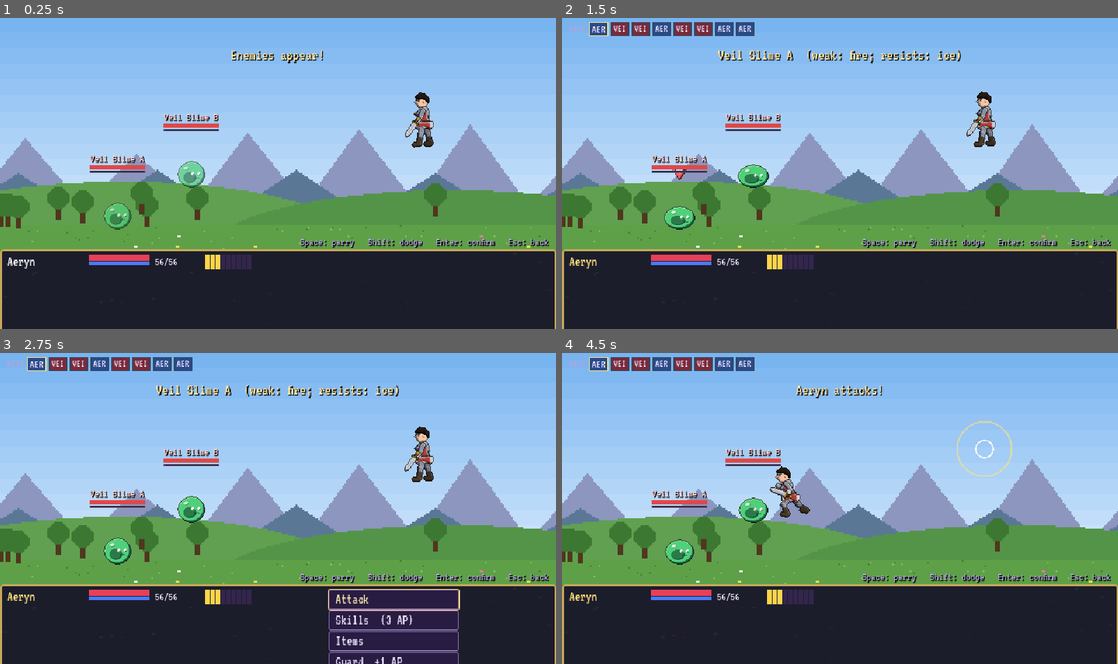
Above: before the commit, frames 1-4 (two rows, left to right).
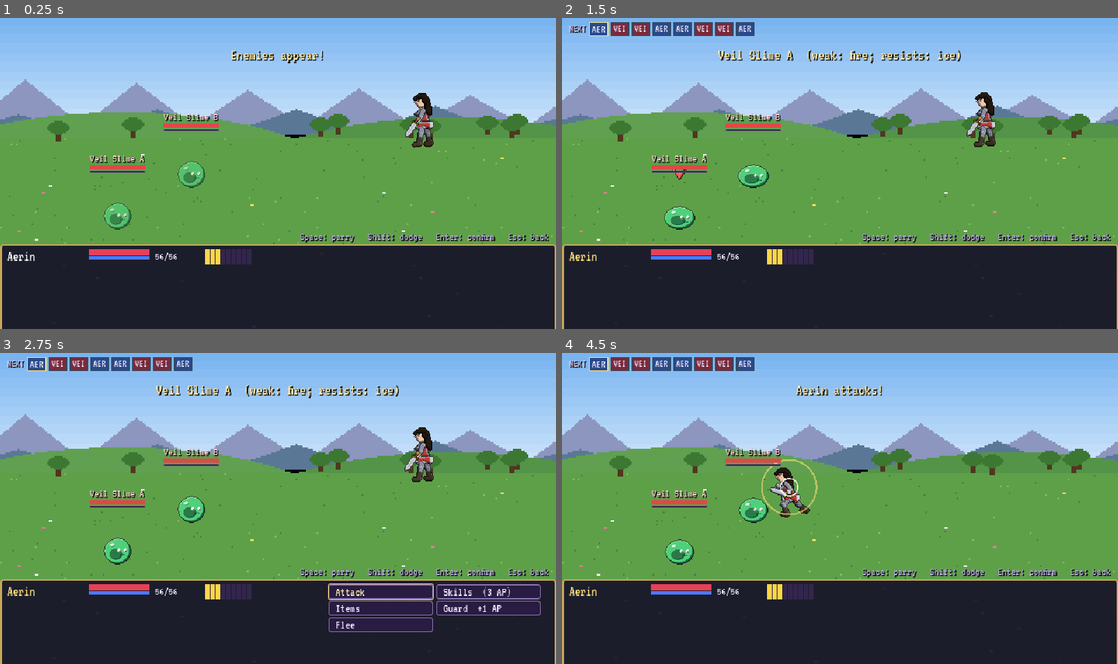
Above: after the commit, the same moments.

Repository: jacobbeebe007-ui/Witnessed---RPG
Game: Godot game, scene res://scenes/battle/Battle.tscn
The game is run twice, just before and just after one commit, with the same random seed, the same clock (stepped at 60 frames per second) and the same inputs. This scene is started directly instead of the project's main scene.
Inputs (mouse positions are in pixels of both pictures, inside the frame that each line leads up to):
- Up to frame 1 (0.25 s): no input
- Up to frame 2 (1.5 s): tap Enter (confirm) at 0.5 s; move the mouse to (962, 157) at 0.52 s; hold D (move_right) 0.53-1.25 s; hold Enter (confirm) 0.53-1.25 s; click (962, 157) at 0.67 s; click "Attack" at 1.25 s
- Up to frame 3 (2.75 s): move the mouse to (166, 524) at 2.02 s; hold Escape (back) from 2.03 s (still down); tap Shift (dodge) at 2.1 s
- Up to frame 4 (4.5 s): move the mouse to (895, 440) at 2.77 s; release Escape (back) at 2.78 s; hold D (move_right) 2.78-3.53 s; hold E (interact) 2.78-3.53 s; move the mouse to (812, 570) at 3.52 s; hold W (move_up) 3.53-4.28 s; tap Space (parry) at 3.6 s; click (812, 570) at 3.67 s; move the mouse to (1006, 555) at 4.27 s; hold A (move_left) from 4.28 s (still down); hold Enter (confirm) from 4.28 s (still down)

The runs differ from the first frame. In frame 1, 36% of the frame differs, in the area x 0-100%, y 19-81%; in frame 2, 36%; in frame 3, 38%, in the area x 0-100%, y 1-100%; in frame 4, 37%.

Commit message:
Fix battle layout and backdrop horizons, rebalance early encounters, add demo-battle env vars
Co-authored-by: jacobbeebe007-ui <jacobbeebe007-ui@users.noreply.github.com>

Diff:
--- a/godot/autoload/GameData.gd
+++ b/godot/autoload/GameData.gd
@@ -248,7 +248,7 @@
 
 # region -> encounter table [enemy ids], backdrop, base level, encounter rate per step
 const REGIONS := {
-	"meadow":  {"name": "Hollowmere Meadows", "table": ["slime", "slime", "goblin", "wolf"], "backdrop": "meadow", "rate": 0.06, "min_group": 1, "max_group": 3},
+	"meadow":  {"name": "Hollowmere Meadows", "table": ["slime", "slime", "slime", "goblin", "goblin", "wolf"], "backdrop": "meadow", "rate": 0.06, "min_group": 1, "max_group": 2},
 	"forest":  {"name": "Thornwood", "table": ["wolf", "myconid", "goblin", "bandit", "treant"], "backdrop": "forest", "rate": 0.07, "min_group": 1, "max_group": 3},
 	"wastes":  {"name": "Ashen Wastes", "table": ["scorpion", "skeleton", "harpy", "cultist"], "backdrop": "wastes", "rate": 0.07, "min_group": 2, "max_group": 3},
 	"ruins":   {"name": "Sunken Ruins", "table": ["skeleton", "wraith", "cultist", "golem"], "backdrop": "ruins", "rate": 0.08, "min_group": 2, "max_group": 4},
--- a/godot/scenes/battle/Battle.gd
+++ b/godot/scenes/battle/Battle.gd
@@ -31,7 +31,7 @@
 var timeline_box: HBoxContainer
 var party_panel: VBoxContainer
 var command_root: Control
-var main_menu: VBoxContainer
+var main_menu: GridContainer
 var sub_panel: VBoxContainer
 var sub_scroll: ScrollContainer
 var sub_list: VBoxContainer
@@ -90,10 +90,30 @@
 func _ready() -> void:
 	var pb: Dictionary = GameState.pending_battle
 	if pb.is_empty():
-		pb = {"enemies": ["slime", "slime"], "backdrop": "meadow", "boss_flag": "", "boss": false, "region": "meadow"}
+		# Running the scene directly (F6 / command line): build a demo encounter.
+		# WITNESSED_DEMO_ENEMIES="boss_drake" WITNESSED_DEMO_PARTY="knight,mage,ranger,inquisitor" WITNESSED_DEMO_LEVEL=12
+		var env_enemies := OS.get_environment("WITNESSED_DEMO_ENEMIES")
+		var env_backdrop := OS.get_environment("WITNESSED_DEMO_BACKDROP")
+		var ids: Array = env_enemies.split(",", false) if env_enemies != "" else ["slime", "slime"]
+		var first: Dictionary = GameData.ENEMIES.get(ids[0], {})
+		pb = {"enemies": ids, "backdrop": env_backdrop if env_backdrop != "" else "meadow", "boss_flag": "", "boss": bool(first.get("boss", false)), "region": "meadow"}
 	if GameState.roster.is_empty():
-		var h := Hero.create("player", "Aeryn", "female", "knight", 1)
-		GameState.new_game(h)
+		var env_party := OS.get_environment("WITNESSED_DEMO_PARTY")
+		var classes: Array = env_party.split(",", false) if env_party != "" else ["knight"]
+		var lvl := maxi(1, int(OS.get_environment("WITNESSED_DEMO_LEVEL")))
+		var genders := ["female", "male", "female", "male"]
+		var names := ["Aerin", "Kaelen", "Lyra", "Amos"]
+		var hairs := ["long", "swept", "ponytail", "short"]
+		var skins := ["fair", "olive", "tan", "deep"]
+		var lead := Hero.create("player", names[0], genders[0], classes[0], lvl)
+		lead.hair = hairs[0]
+		GameState.new_game(lead)
+		for i in range(1, mini(4, classes.size())):
+			var h := Hero.create("demo_%d" % i, names[i], genders[i], classes[i], lvl)
+			h.hair = hairs[i]
+			h.skin = skins[i]
+			GameState.roster.append(h)
+			GameState.party.append(h.id)
 	boss_flag = str(pb.get("boss_flag", ""))
 	is_boss = bool(pb.get("boss", false))
 	region = str(pb.get("region", "meadow"))
@@ -133,7 +153,7 @@
 		field.add_child(doll)
 		c.node = doll
 		c.home = doll.position
-		c.tick = 100.0 / c.eff_speed() * randf_range(0.55, 0.95)
+		c.tick = 100.0 / c.eff_speed() * randf_range(0.35, 0.75)
 		if not c.is_alive():
 			doll.play("ko")
 		heroes.append(c)
@@ -163,7 +183,7 @@
 		field.add_child(s)
 		c.node = s
 		c.home = s.position
-		c.tick = 100.0 / c.eff_speed() * randf_range(0.7, 1.1)
+		c.tick = 100.0 / c.eff_speed() * randf_range(0.8, 1.2)
 		enemies.append(c)
 
 
@@ -192,8 +212,8 @@
 	ui.add_child(log_label)
 
 	var panel := PanelContainer.new()
-	panel.position = Vector2(0, 268)
-	panel.size = Vector2(640, 92)
+	panel.position = Vector2(0, 262)
+	panel.size = Vector2(640, 98)
 	ui.add_child(panel)
 	var row := HBoxContainer.new()
 	row.add_theme_constant_override("separation", 10)
@@ -207,23 +227,25 @@
 		_build_party_row(c)
 
 	command_root = Control.new()
-	command_root.custom_minimum_size = Vector2(250, 84)
+	command_root.custom_minimum_size = Vector2(250, 90)
 	command_root.size_flags_horizontal = Control.SIZE_EXPAND_FILL
 	row.add_child(command_root)
 
-	main_menu = VBoxContainer.new()
+	main_menu = GridContainer.new()
+	main_menu.columns = 2
 	main_menu.position = Vector2(0, 0)
-	main_menu.add_theme_constant_override("separation", 1)
+	main_menu.add_theme_constant_override("h_separation", 4)
+	main_menu.add_theme_constant_override("v_separation", 2)
 	main_menu.visible = false
 	command_root.add_child(main_menu)
 
 	sub_panel = VBoxContainer.new()
 	sub_panel.position = Vector2(0, 0)
-	sub_panel.size = Vector2(250, 84)
+	sub_panel.size = Vector2(250, 90)
 	sub_panel.visible = false
 	command_root.add_child(sub_panel)
 	sub_scroll = ScrollContainer.new()
-	sub_scroll.custom_minimum_size = Vector2(250, 58)
+	sub_scroll.custom_minimum_size = Vector2(250, 56)
 	sub_scroll.follow_focus = true
 	sub_scroll.horizontal_scroll_mode = ScrollContainer.SCROLL_MODE_DISABLED
 	sub_panel.add_child(sub_scroll)
@@ -233,13 +255,13 @@
 	sub_scroll.add_child(sub_list)
 	desc_label = Label.new()
 	desc_label.autowrap_mode = TextServer.AUTOWRAP_WORD_SMART
-	desc_label.custom_minimum_size = Vector2(250, 24)
+	desc_label.custom_minimum_size = Vector2(250, 30)
 	desc_label.add_theme_font_size_override("font_size", 13)
 	desc_label.add_theme_color_override("font_color", Color(0.85, 0.8, 0.95))
 	sub_panel.add_child(desc_label)
 
 	hint_label = Label.new()
-	hint_label.position = Vector2(0, 252)
+	hint_label.position = Vector2(0, 246)
 	hint_label.size = Vector2(632, 16)
 	hint_label.horizontal_alignment = HORIZONTAL_ALIGNMENT_RIGHT
 	hint_label.add_theme_font_size_override("font_size", 13)
@@ -377,7 +399,9 @@
 	var tag := Label.new()
 	tag.text = "NEXT"
 	tag.add_theme_font_size_override("font_size", 12)
-	tag.add_theme_color_override("font_color", Color(0.7, 0.65, 0.85))
+	tag.add_theme_color_override("font_color", Color(0.85, 0.8, 0.95))
+	tag.add_theme_color_override("font_shadow_color", Color(0, 0, 0))
+	tag.add_theme_constant_override("shadow_offset_y", 1)
 	timeline_box.add_child(tag)
 	var order := _timeline_preview(8)
 	for i in order.size():
@@ -695,7 +719,8 @@
 		var b := Button.new()
 		b.text = e[0]
 		b.alignment = HORIZONTAL_ALIGNMENT_LEFT
-		b.custom_minimum_size = Vector2(150, 16)
+		b.custom_minimum_size = Vector2(120, 16)
+		_compact(b)
 		if e[1] == "flee" and is_boss:
 			b.disabled = true
 		b.pressed.connect(_on_menu.bind(e[1], c))
@@ -703,6 +728,15 @@
 		if first == null:
 			first = b
 	call_deferred("_focus", first)
+
+
+func _compact(b: Button) -> void:
+	for st in ["normal", "hover", "pressed", "disabled", "focus"]:
+		var sb := b.get_theme_stylebox(st).duplicate()
+		sb.content_margin_top = 1
+		sb.content_margin_bottom = 1
+		b.add_theme_stylebox_override(st, sb)
+	b.add_theme_font_size_override("font_size", 14)
 
 
 func _focus(ctrl: Control) -> void:
@@ -750,6 +784,7 @@
 		b.text = "%-16s AP%d MP%d" % [sk["name"], int(sk.get("ap", 0)), int(sk.get("mp", 0))]
 		b.alignment = HORIZONTAL_ALIGNMENT_LEFT
 		b.custom_minimum_size = Vector2(236, 15)
+		_compact(b)
 		b.disabled = c.ap < int(sk.get("ap", 0)) or c.mp < int(sk.get("mp", 0))
 		b.focus_entered.connect(func(): desc_label.text = _skill_desc(sk))
 		b.mouse_entered.connect(func(): desc_label.text = _skill_desc(sk))
@@ -802,6 +837,7 @@
 		b.text = "%-16s x%d" % [it["name"], n]
 		b.alignment = HORIZONTAL_ALIGNMENT_LEFT
 		b.custom_minimum_size = Vector2(236, 15)
+		_compact(b)
 		b.icon = Assets.icon(it["icon"])
 		b.focus_entered.connect(func(): desc_label.text = str(it["desc"]))
 		b.mouse_entered.connect(func(): desc_label.text = str(it["desc"]))
@@ -1079,7 +1115,7 @@
 		var hit_t := pre + _hero_hit_time(anim, speed)
 		var grade := ""
 		if user.is_hero and offensive:
-			_qte_begin("attack", _center(user) + Vector2(0, -6), hit_t, Color("ffe27a"))
+			_qte_begin("attack", user.node.position + Vector2(0, -40), hit_t, Color("ffe27a"))
 		if pre > 0.0:
 			if user.is_hero and kind in ["spell", "heal", "buff", "debuff"]:
 				_spawn_fx("buff", _center(user), 12.0, 0.6)
@@ -1227,7 +1263,7 @@
 	if user.is_hero:
 		base = power * a * (1.1 if is_spell else 1.0) * 100.0 / (100.0 + d * 4.0)
 	else:
-		base = power * a * 1.6 * 100.0 / (100.0 + d * 3.0) * GameState.difficulty_mult()
+		base = power * a * 1.25 * 100.0 / (100.0 + d * 4.0) * GameState.difficulty_mult()
 	var mult := 1.0
 	var weak := element in target.weak
 	var resist := element in target.resist
--- a/godot/scenes/creation/CharacterCreation.gd
+++ b/godot/scenes/creation/CharacterCreation.gd
@@ -58,19 +58,19 @@
 	var floor_rect := ColorRect.new()
 	floor_rect.color = Color(0.12, 0.09, 0.2)
 	floor_rect.position = Vector2(0, 0)
-	floor_rect.size = Vector2(180, 200)
+	floor_rect.size = Vector2(180, 196)
 	stage.add_child(floor_rect)
 	_doll = PaperDoll.new()
 	_doll.position = Vector2(84, 186)
 	_doll.scale = Vector2(2.4, 2.4)
 	stage.add_child(_doll)
 	_anim_label = Label.new()
-	_anim_label.position = Vector2(4, 204)
+	_anim_label.position = Vector2(4, 197)
 	_anim_label.add_theme_color_override("font_color", Color(0.7, 0.66, 0.8))
 	stage.add_child(_anim_label)
 	var anim_btn := Button.new()
 	anim_btn.text = "Cycle animation"
-	anim_btn.position = Vector2(4, 216)
+	anim_btn.position = Vector2(4, 213)
 	anim_btn.pressed.connect(func():
 		_anim_i = (_anim_i + 1) % ANIM_CYCLE.size()
 		Sfx.play("select")
@@ -140,11 +140,12 @@
 	opts.add_child(row_col)
 	var cl2 := Label.new()
 	cl2.text = "Hair colour"
-	cl2.custom_minimum_size.x = 76
+	cl2.custom_minimum_size.x = 60
+	row_col.add_theme_constant_override("separation", 1)
 	row_col.add_child(cl2)
 	for i in HAIR_COLORS.size():
 		var cb := Button.new()
-		cb.custom_minimum_size = Vector2(11, 14)
+		cb.custom_minimum_size = Vector2(12, 14)
 		cb.add_theme_stylebox_override("normal", _swatch(HAIR_COLORS[i]))
 		cb.add_theme_stylebox_override("hover", _swatch(HAIR_COLORS[i].lightened(0.3)))
 		cb.add_theme_stylebox_override("pressed", _swatch(HAIR_COLORS[i]))
@@ -166,8 +167,8 @@
 
 	# --- info column --------------------------------------------------------
 	var info := PanelContainer.new()
-	info.position = Vector2(424, 32)
-	info.custom_minimum_size = Vector2(200, 316)
+	info.position = Vector2(428, 32)
+	info.custom_minimum_size = Vector2(196, 316)
 	add_child(info)
 	var iv := VBoxContainer.new()
 	info.add_child(iv)
--- a/godot/scenes/overworld/Overworld.gd
+++ b/godot/scenes/overworld/Overworld.gd
@@ -233,9 +233,8 @@
 	panel.add_child(party_box)
 
 	var right := PanelContainer.new()
-	right.set_anchors_preset(Control.PRESET_TOP_RIGHT)
-	right.position = Vector2(640 - 166, 6)
-	right.custom_minimum_size = Vector2(160, 0)
+	right.position = Vector2(640 - 204, 6)
+	right.custom_minimum_size = Vector2(198, 0)
 	hud.add_child(right)
 	var rv := VBoxContainer.new()
 	right.add_child(rv)
@@ -246,12 +245,12 @@
 	rv.add_child(gold_label)
 	var hint := Label.new()
 	hint.text = "WASD move  E talk  Tab menu"
+	hint.add_theme_font_size_override("font_size", 13)
 	hint.add_theme_color_override("font_color", Color(0.6, 0.55, 0.75))
 	rv.add_child(hint)
 
 	prompt = Label.new()
-	prompt.set_anchors_preset(Control.PRESET_CENTER_BOTTOM)
-	prompt.position = Vector2(0, 300)
+	prompt.position = Vector2(0, 232)
 	prompt.size = Vector2(640, 20)
 	prompt.horizontal_alignment = HORIZONTAL_ALIGNMENT_CENTER
 	prompt.add_theme_color_override("font_color", Color("ffe27a"))
@@ -489,6 +488,7 @@
 # interaction
 # ---------------------------------------------------------------------------
 func _update_prompt() -> void:
+	prompt.visible = not (_locked or _menu_open or (dialogue != null and dialogue.active))
 	_near_poi = {}
 	var best := 26.0
 	for p in world.pois:
--- a/godot/scenes/title/Title.gd
+++ b/godot/scenes/title/Title.gd
@@ -38,8 +38,8 @@
 	title.add_theme_constant_override("shadow_offset_x", 3)
 	title.add_theme_constant_override("shadow_offset_y", 3)
 	title.horizontal_alignment = HORIZONTAL_ALIGNMENT_CENTER
-	title.set_anchors_and_offsets_preset(PRESET_TOP_WIDE)
-	title.offset_top = 112
+	title.position = Vector2(0, 112)
+	title.size = Vector2(640, 32)
 	add_child(title)
 
 	var sub := Label.new()
@@ -47,8 +47,8 @@
 	sub.add_theme_font_size_override("font_size", 22)
 	sub.add_theme_color_override("font_color", Color("d8c8ff"))
 	sub.horizontal_alignment = HORIZONTAL_ALIGNMENT_CENTER
-	sub.set_anchors_and_offsets_preset(PRESET_TOP_WIDE)
-	sub.offset_top = 146
+	sub.position = Vector2(0, 146)
+	sub.size = Vector2(640, 32)
 	add_child(sub)
 
 	_menu = VBoxContainer.new()
--- a/godot/scenes/ui/Dialogue.gd
+++ b/godot/scenes/ui/Dialogue.gd
@@ -21,8 +21,8 @@
 	_panel.set_anchors_preset(Control.PRESET_BOTTOM_WIDE)
 	_panel.offset_left = 24
 	_panel.offset_right = -24
-	_panel.offset_top = -92
-	_panel.offset_bottom = -10
+	_panel.offset_top = -112
+	_panel.offset_bottom = -8
 	_panel.visible = false
 	add_child(_panel)
 	var v := VBoxContainer.new()
@@ -34,7 +34,7 @@
 	_text.bbcode_enabled = true
 	_text.fit_content = false
 	_text.scroll_active = false
-	_text.custom_minimum_size = Vector2(0, 44)
+	_text.custom_minimum_size = Vector2(0, 40)
 	_text.size_flags_vertical = Control.SIZE_EXPAND_FILL
 	v.add_child(_text)
 	_choices = HBoxContainer.new()
--- a/godot/scenes/ui/Ending.gd
+++ b/godot/scenes/ui/Ending.gd
@@ -34,8 +34,8 @@
 	title.add_theme_constant_override("shadow_offset_x", 2)
 	title.add_theme_constant_override("shadow_offset_y", 2)
 	title.horizontal_alignment = HORIZONTAL_ALIGNMENT_CENTER
-	title.set_anchors_and_offsets_preset(PRESET_TOP_WIDE)
-	title.offset_top = 40
+	title.position = Vector2(0, 40)
+	title.size = Vector2(640, 32)
 	add_child(title)
 
 	var lines := VBoxContainer.new()
--- a/godot/scenes/ui/GameOver.gd
+++ b/godot/scenes/ui/GameOver.gd
@@ -15,16 +15,16 @@
 	title.add_theme_font_size_override("font_size", 22)
 	title.add_theme_color_override("font_color", Color("c04a5a"))
 	title.horizontal_alignment = HORIZONTAL_ALIGNMENT_CENTER
-	title.set_anchors_and_offsets_preset(PRESET_TOP_WIDE)
-	title.offset_top = 90
+	title.position = Vector2(0, 90)
+	title.size = Vector2(640, 32)
 	add_child(title)
 
 	var sub := Label.new()
 	sub.text = "Your party has fallen. The Witness laughs somewhere beyond the dunes."
 	sub.add_theme_color_override("font_color", Color(0.75, 0.7, 0.85))
 	sub.horizontal_alignment = HORIZONTAL_ALIGNMENT_CENTER
-	sub.set_anchors_and_offsets_preset(PRESET_TOP_WIDE)
-	sub.offset_top = 130
+	sub.position = Vector2(0, 130)
+	sub.size = Vector2(640, 32)
 	add_child(sub)
 
 	var menu := VBoxContainer.new()
Binary file changed: godot/assets/sprites/backdrops/cave.png
Binary file changed: godot/assets/sprites/backdrops/forest.png
Binary file changed: godot/assets/sprites/backdrops/lair.png
Binary file changed: godot/assets/sprites/backdrops/meadow.png
Binary file changed: godot/assets/sprites/backdrops/ruins.png
Binary file changed: godot/assets/sprites/backdrops/tower.png
Binary file changed: godot/assets/sprites/backdrops/wastes.png
Not shown, added: godot/tests/TestRunner.gd.uid
Not shown, changed: godot/tools/spritegen/tiles.py
